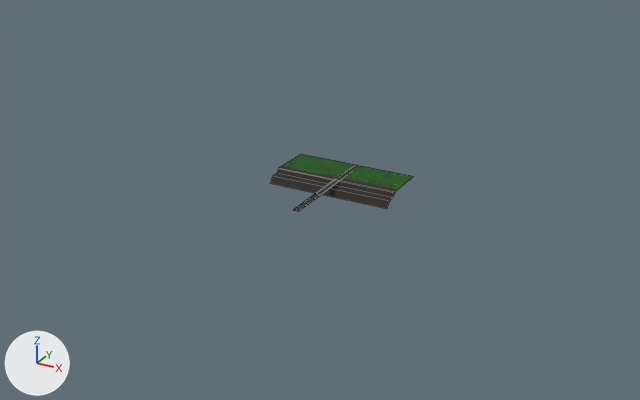
Before and after pictures for a commit that changed the OBJ model src/Models/BankTerrain/bank.obj.
The view is the same before and after, from a 50 mm lens placed at (46.9, -86.0, 41.8), pointed at (3.5, -7.0, 2.3). The axes (+X, +Y, +Z) are drawn at lower left. The lights are the same throughout. Mesh edges are drawn as thin lines. Where no turn or scale is listed for an object, it has been applied to the vertices.

Names of what the first picture shows: 'Plane_Plane.002'.
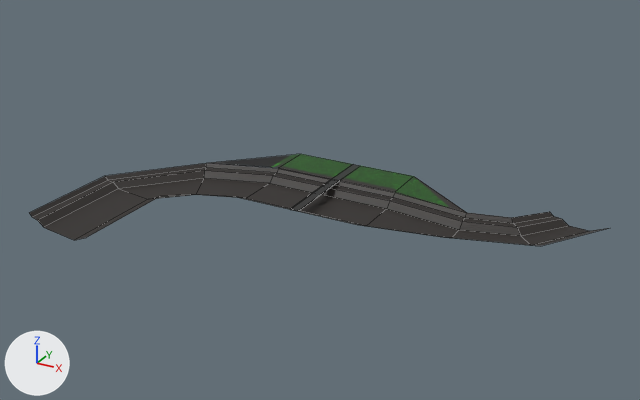
Diff of the bpy script that builds the scene:
```diff
--- a/src/Models/BankTerrain/bank.obj.py
+++ b/src/Models/BankTerrain/bank.obj.py
@@ mat_material @@
 mat_material.texture = img_bank_png
-mat_material.roughness = 0.937
+mat_material.roughness = 0.526
@@ me_plane_plane_002 @@
 # used by ob_plane_plane_002; location = (0.0, 0.0, 0.0)
-me_plane_plane_002.from_pydata(...)  # 28 vertices, 18 faces; spans x -7.6..8.4, y -7.5..8.1, z -0.5..0.7
+me_plane_plane_002.from_pydata(...)  # 68 vertices, 53 faces; spans x -25.0..32.7, y -24.0..8.1, z -0.5..0.7
+# me_plane_plane_002 part 1
+# 6 vertices in x 0.3..0.4, y -7.5..8.0, z 0.5..0.7 move by (-0.4, 0.0, 0.0)
+# 2 vertices move from x 0.4, y -7.5..2.5, z 0.6..0.7 to x -0.1, y -7.5..2.5, z 0.6..0.7
+# 35 vertices are added at x -25.0..32.7, y -24.0..5.9, z -0.5..0.6
+# 5 new vertices lie (0.0, 12.5, 0.0) away from vertices in x -25.0..-15.3, y -24.0..-22.5, z -0.5..0.6
+# 35 new faces join them
 me_plane_plane_002.materials.append(mat_material)
```

Location of each change, [x1, y1, x2, y2] in pixels of the pictures (640 x 400 px):
'Plane_Plane.002', reshaped (303% wider, 60% taller): before [270, 154, 413, 211]; after [29, 154, 608, 246]
part 1 of me_plane_plane_002, built on: before [279, 154, 366, 211]; after [29, 154, 608, 246]
